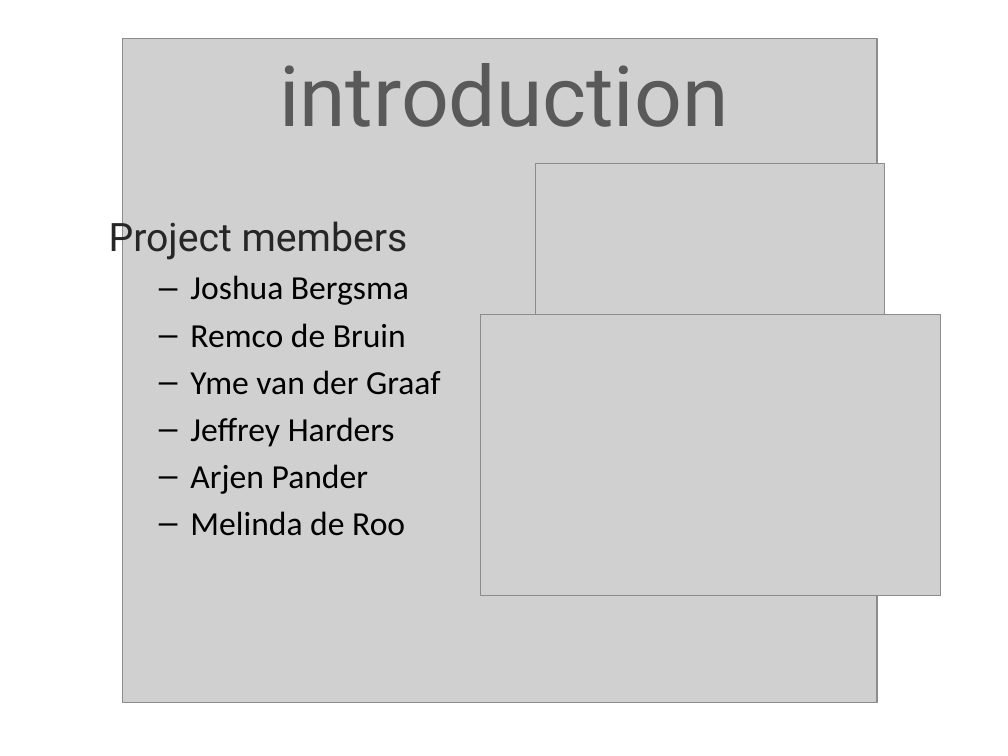
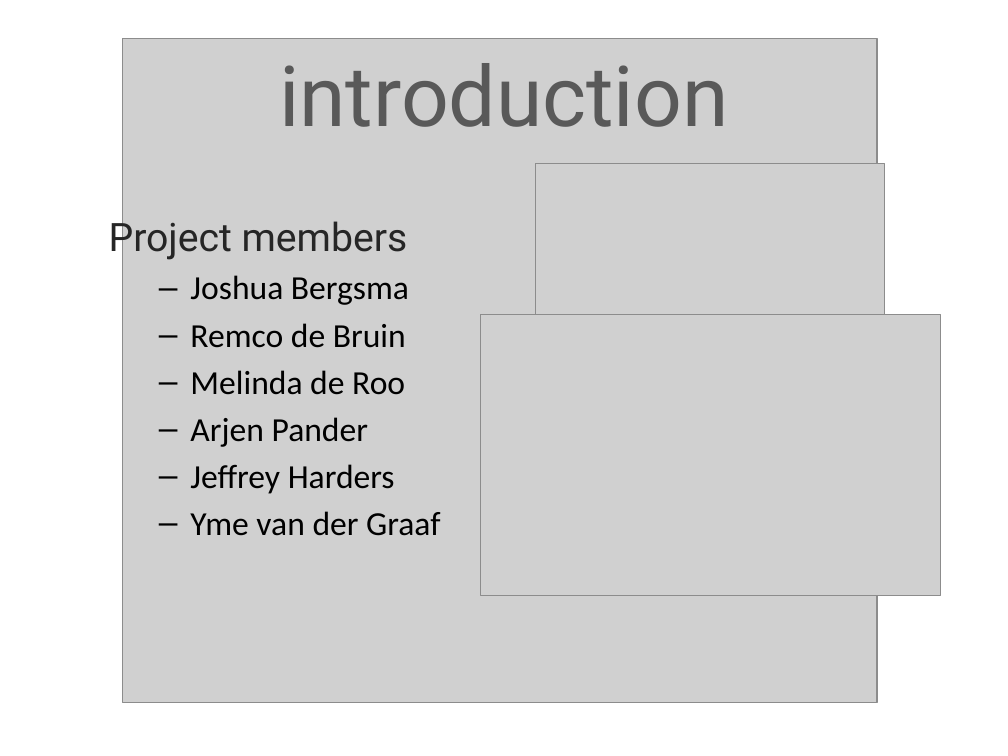
Before and after one commit to GRAAFYME/ContainingJ2P2P, a slide deck: slide 3 of Documentatie/Presentatie/ContainingPresentatie.pptx. Drawn at 1008x756 pixels with LibreOffice and Linux fonts; fonts in the diff are those of the drawing; grey boxes stand for pictures. Boxes give left, top, right and bottom in pixels: in the first picture for what was removed or moved away, otherwise in the second. Text is boxed around its words. In the diff, an @@ line names an element or a change of style, - is before the commit and + after.

```diff
--- a/Documentatie/Presentatie/ContainingPresentatie.pptx
+++ b/Documentatie/Presentatie/ContainingPresentatie.pptx
@@ text at (190, 370, 405, 494): paragraphs added @@
+  – Melinda de Roo
+  – Arjen Pander
+  – Jeffrey Harders
@@ text at (190, 417, 405, 536): paragraphs removed @@
-  – Jeffrey Harders
-  – Arjen Pander
-  – Melinda de Roo
```
Also in this commit, not shown: 4 other slides changed, 1 slide added.
